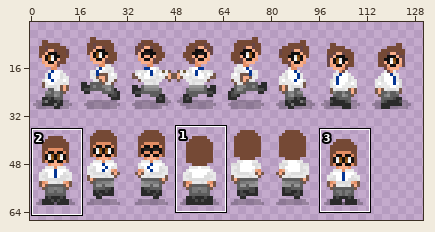
Sprite sheet, stored at Assets/Resources/Characters/JohnSales/johnspritesheetplaceholder.png. Above: a wide view before the commit, with the close-up outlined.
Close-up. First the earlier version:
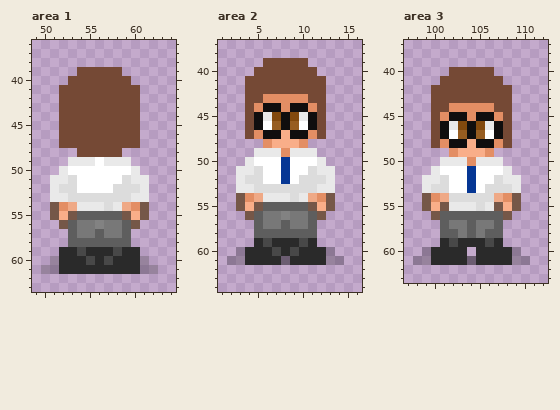
The file is 160x160 pixels. Colours within 5 levels of each other are drawn and written as one. Shown: area 1: x 49..64, y 36..63; area 2: x 1..16, y 37..64; area 3: x 97..112, y 37..63. The wide view leaves out empty margins. The commit also changed other parts of the picture, which this record leaves out.
After the commit:
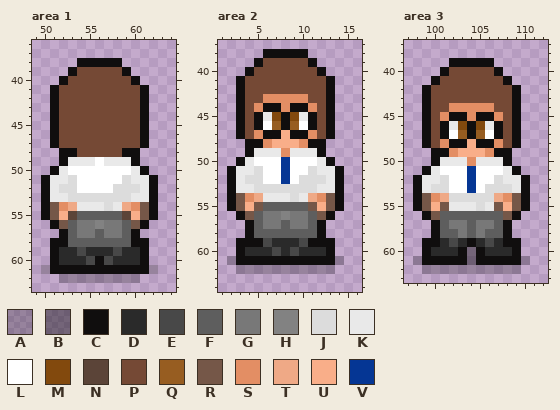
Palette (. is transparent): A #0404043c  B #0404046a  C #100e0e  D #2a2a2a  E #484848  F #5e5e5e  G #787878  H #828282  J #dcdcdc  K #e9e9e9  L #ffffff  M #82490d  N #5b4438  P #754935  Q #975d21  R #755748  S #e38e64  T #efa986  U #f9ae89  V #053694
The exact change:
Area 1:
Colour A is added in row 62 at x 52 to 60.
Colour C is added in row 38 at x 54 to 58; in row 39 at x 53 and 59; in row 40 at x 52 and 60; in rows 41 to 47 at x 51 and 61; in row 48 at x 52 to 53 and 59 to 60; in row 49 at x 52 and 60.
Colour C is added in row 50 at x 51 and 61; in rows 51 to 55 at x 50 and 62; in row 56 at x 51 and 61; in row 57 at x 52 and 60; in row 58 at x 51 to 52 and 60 to 61; in row 59 at x 51 and 61.
Colour C replaces colour A in rows 60 to 61 at x 51 and 61.
Colour C replaces colour D in row 60 at x 56; in row 61 at x 52 to 60.
Colour N replaces colour R in row 55 at x 53 and 59.
Area 2:
Colour A is added in row 62 at x 3 to 13.
Colour C is added in row 38 at x 6 to 10; in row 39 at x 5 and 11; in row 40 at x 4 and 12; in rows 41 to 47 at x 3 and 13; in row 48 at x 4 to 5 and 11 to 12; in row 49 at x 4 and 12.
Colour C is added in row 50 at x 3 and 13; in rows 51 to 55 at x 2 and 14; in row 56 at x 3 and 13; in rows 57 to 58 at x 4 and 12; in row 59 at x 3 to 4 and 12 to 13.
Colour C replaces colour A in rows 60 to 61 at x 3 and 13.
Colour C replaces colour B in row 61 at x 8.
Colour C replaces colour D in row 59 at x 5 and 11; in row 61 at x 4 to 7 and 9 to 12.
Area 3:
Colour A is added in row 62 at x 99 to 109.
Colour B is added in row 60 at x 104.
Colour C is added in row 39 at x 102 to 106; in row 40 at x 101 and 107; in row 41 at x 100 and 108; in rows 42 to 48 at x 99 and 109; in row 49 at x 100 to 101 and 107 to 108; in row 50 at x 100 and 108.
Colour C is added in row 51 at x 99 and 109; in rows 52 to 55 at x 98 and 110; in row 56 at x 99 and 109; in rows 57 to 58 at x 100 and 108; in row 59 at x 99 to 100 and 108 to 109.
Colour C replaces colour A in rows 60 to 61 at x 99 and 109.
Colour C replaces colour D in row 59 at x 104; in row 60 at x 103 and 105; in row 61 at x 100 to 103 and 105 to 108.
Boxes around the changes in both close-ups, in picture pixels (x1, y1, x2, y2):
changed: (41, 58, 158, 283)
changed: (227, 49, 344, 274)
changed: (413, 58, 530, 274)
